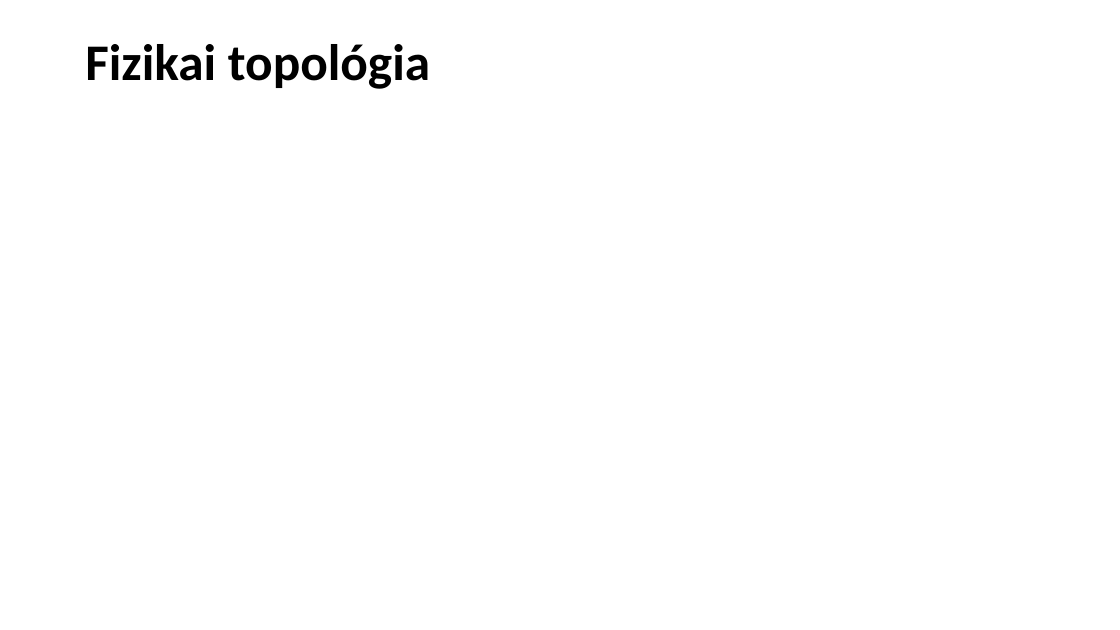
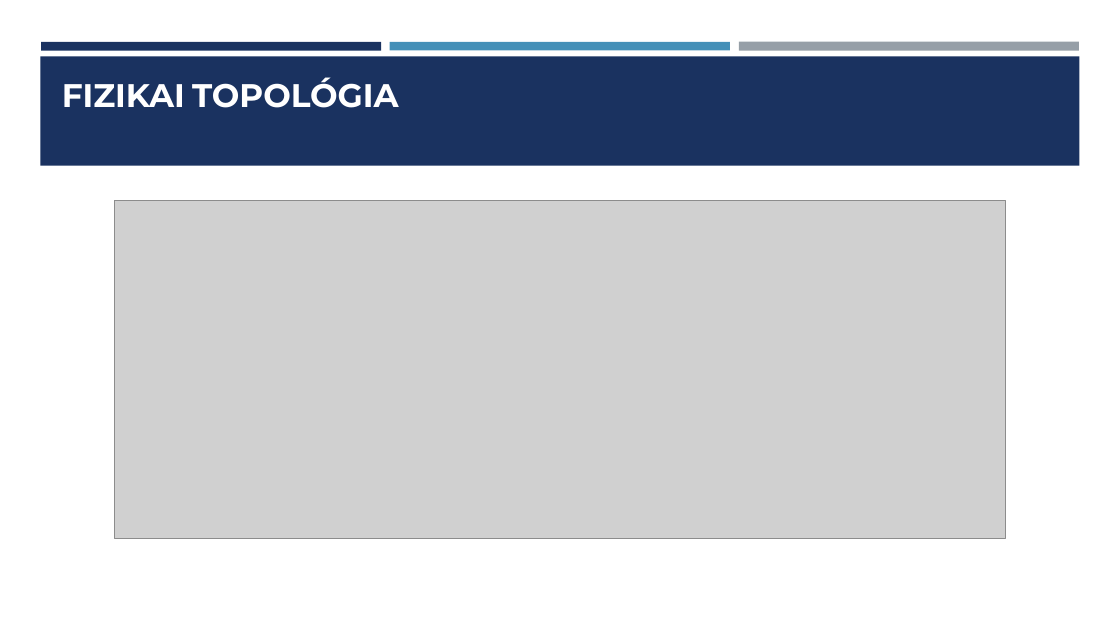
Before and after one commit to Dorina1200/vizsga, a slide deck: slide 4 of Hálózati Infrastruktúra Tervezése és Kivitelezése ppt.pptx. Drawn at 1120x630 pixels with LibreOffice and Linux fonts; fonts in the diff are those of the drawing; grey boxes stand for pictures. Boxes give left, top, right and bottom in pixels: in the first picture for what was removed or moved away, otherwise in the second. Text is boxed around its words. In the diff, an @@ line names an element or a change of style, - is before the commit and + after.

```diff
--- a/Hálózati Infrastruktúra Tervezése és Kivitelezése ppt.pptx
+++ b/Hálózati Infrastruktúra Tervezése és Kivitelezése ppt.pptx
@@ rectangle added at (x1=40, y1=56, x2=1080, y2=166), fill #1A3260 @@
@@ rectangle added at (x1=41, y1=42, x2=381, y2=50), fill #1A3260 @@
@@ rectangle added at (x1=390, y1=42, x2=730, y2=50), fill #4590B8 @@
@@ rectangle added at (x1=739, y1=42, x2=1079, y2=51), fill #969FA7 @@
@@ title "FIZIKAI TOPOLÓGIA" at (x1=62, y1=77, x2=398, y2=108): vertical alignment middle to bottom @@
@@ title at (x1=62, y1=77, x2=398, y2=108): text changed; size 44 to 28 pt; font Calibri to Montserrat; text colour #000000 to #FFFFFF @@
-Fizikai topológia
+FIZIKAI TOPOLÓGIA
@@ picture added at (x1=114, y1=201, x2=1006, y2=539) @@
```
Also in this commit, not shown: 7 other slides changed, 1 slide added, 2 slides removed.
